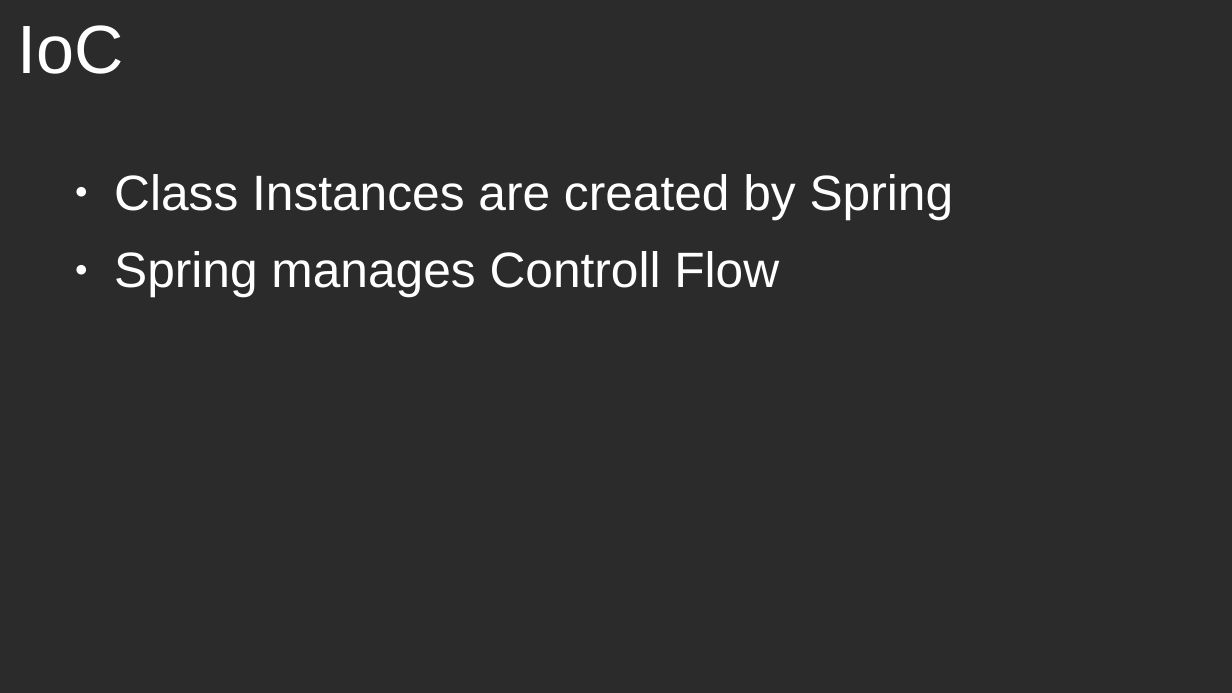
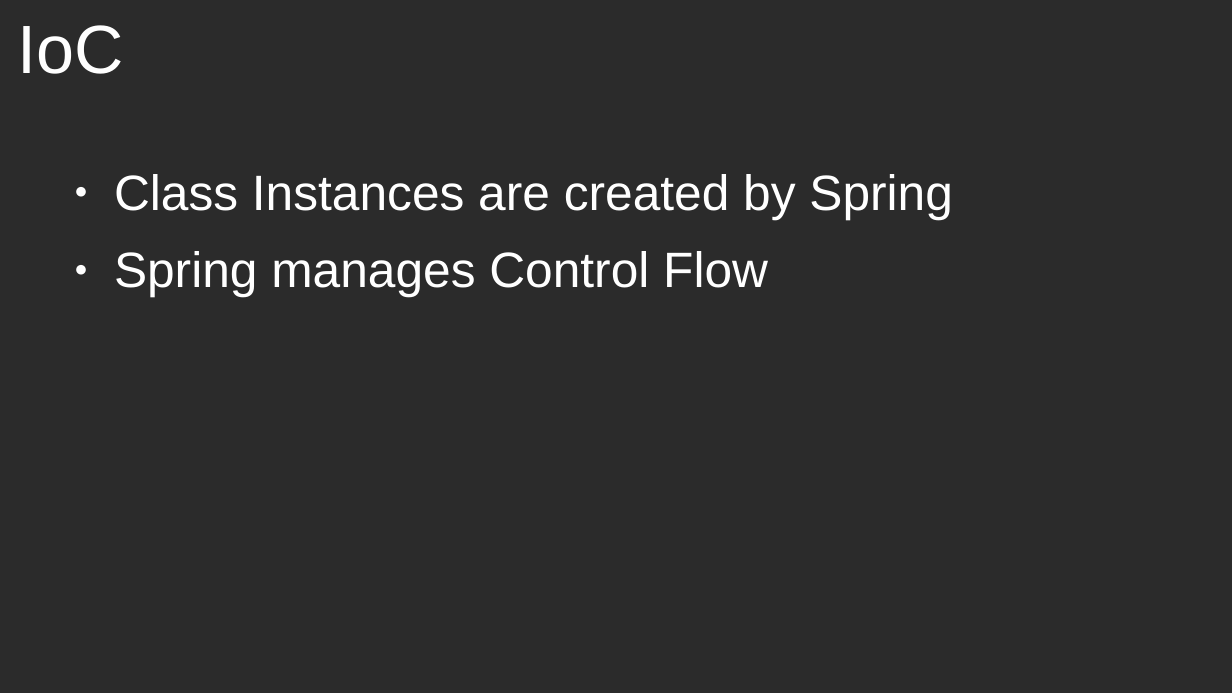
Before and after one commit to MaximilianLincks/JUnit5Demo, a slide deck: slide 4 of src/main/resources/Slides.ppt. Drawn at 1232x693 pixels with LibreOffice and Linux fonts; fonts in the diff are those of the drawing; background and template pictures are left out; a plain dark background stands for a picture behind light text. Boxes give left, top, right and bottom in pixels: in the first picture for what was removed or moved away, otherwise in the second. Text is boxed around its words. In the diff, an @@ line names an element or a change of style, - is before the commit and + after.

```diff
--- a/src/main/resources/Slides.ppt
+++ b/src/main/resources/Slides.ppt
@@ text at [114, 251, 768, 297]: text changed @@
-● Spring manages Controll Flow
+● Spring manages Control Flow
```
Also in this commit, not shown: 4 other files.
